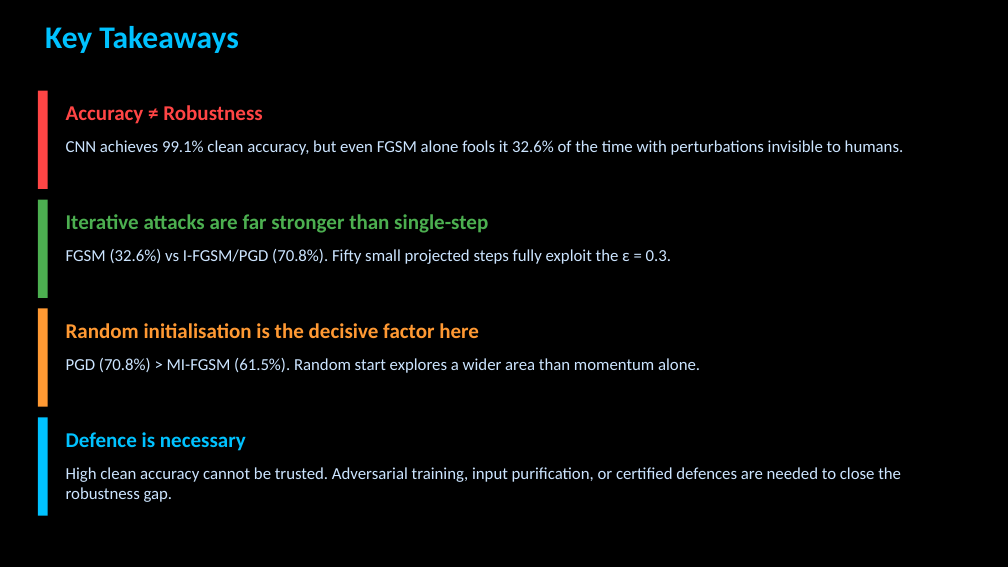
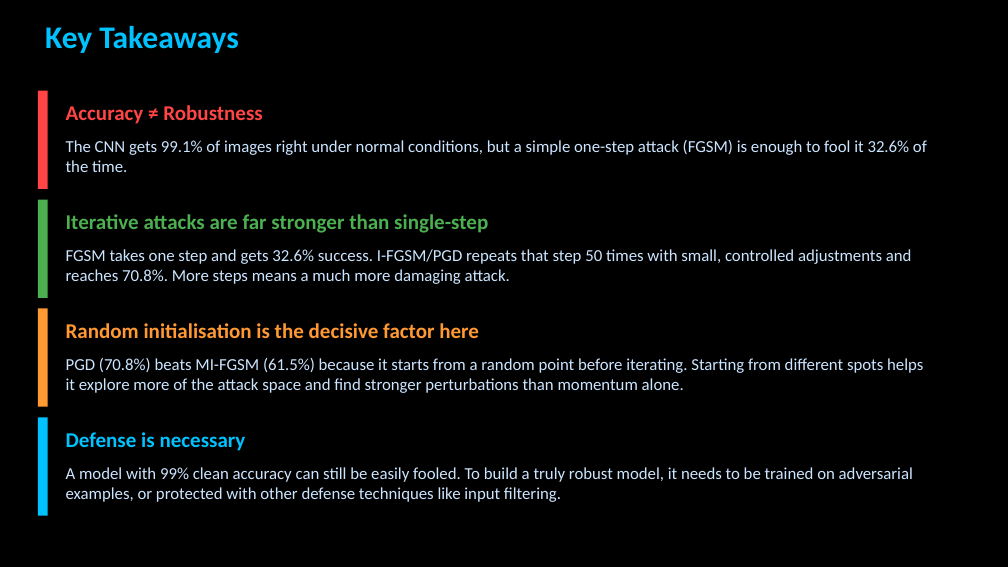
Before and after one commit to zxu235/ai-hw-spring-2026-Ziru-Xu, a slide deck: slide 6 of Assignment7.1-Attack_MNIST_Presentation.pptx. Drawn at 1008x567 pixels with LibreOffice and Linux fonts; fonts in the diff are those of the drawing; background and template pictures are left out. Boxes give left, top, right and bottom in pixels: in the first picture for what was removed or moved away, otherwise in the second. Text is boxed around its words. In the diff, an @@ line names an element or a change of style, - is before the commit and + after.

```diff
--- a/Assignment7.1-Attack_MNIST_Presentation.pptx
+++ b/Assignment7.1-Attack_MNIST_Presentation.pptx
@@ text at (66,140,927,172): text changed @@
-CNN achieves 99.1% clean accuracy, but even FGSM alone fools it 32.6% of the time with perturbations invisible to humans.
+The CNN gets 99.1% of images right under normal conditions, but a simple one-step attack (FGSM) is enough to fool it 32.6% of the time.
@@ text at (66,249,912,284): text changed @@
-FGSM (32.6%) vs I-FGSM/PGD (70.8%). Fifty small projected steps fully exploit the ε = 0.3.
+FGSM takes one step and gets 32.6% success. I-FGSM/PGD repeats that step 50 times with small, controlled adjustments and reaches 70.8%. More steps means a much more damaging attack.
@@ text at (66,358,923,393): text changed @@
-PGD (70.8%) > MI-FGSM (61.5%). Random start explores a wider area than momentum alone.
+PGD (70.8%) beats MI-FGSM (61.5%) because it starts from a random point before iterating. Starting from different spots helps it explore more of the attack space and find stronger perturbations than momentum alone.
@@ text at (66,432,246,451): text changed @@
-Defence is necessary
+Defense is necessary
@@ text at (66,467,913,502): text changed @@
-High clean accuracy cannot be trusted. Adversarial training, input purification, or certified defences are needed to close the robustness gap.
+A model with 99% clean accuracy can still be easily fooled. To build a truly robust model, it needs to be trained on adversarial examples, or protected with other defense techniques like input filtering.
```
Also in this commit, not shown: 3 other slides changed, 2 slides removed.
